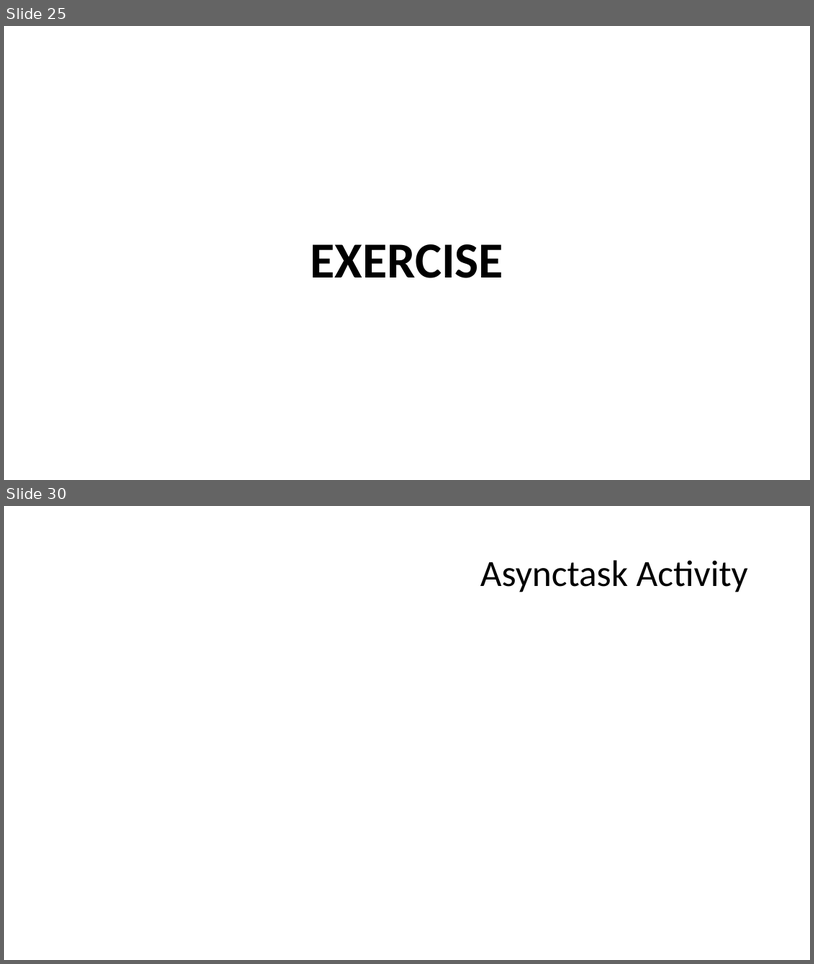
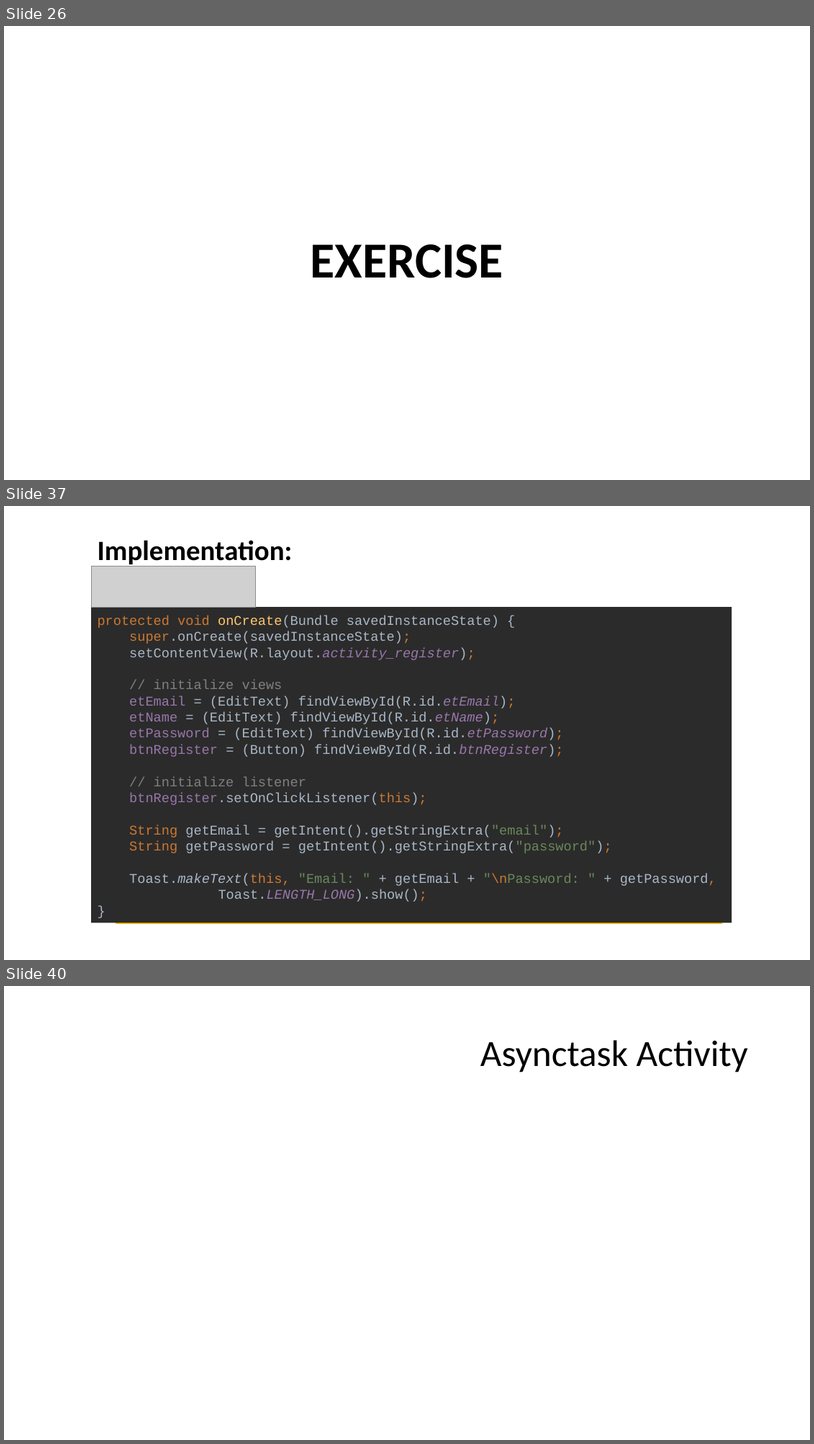
Before and after one commit to Nadzmi-Freelance/Android-Training, a slide deck: presentation/project.pptx. Shown one above the other, each under a label of ours: slides 25 and 30 before the commit, slides 26, 37 and 40 after it; the slides between them are not shown. The pictures are 814x964 and 814x1444 pixels, drawn with LibreOffice and Linux fonts; fonts in the diff are those of the drawing; grey boxes stand for pictures. Boxes give left, top, right and bottom in pixels: in the first picture for what was removed or moved away, otherwise in the second. Text is boxed around its words. In the diff, an @@ line names an element or a change of style, - is before the commit and + after.

```diff
--- a/presentation/project.pptx
+++ b/presentation/project.pptx
@@ slide 37 added at <box>4,506,810,960</box>, background #FFFFFF @@
@@ text added at <box>98,540,293,566</box>, 33.3 pt, text #000000, bold @@
+Implementation:
@@ picture added at <box>91,566,256,607</box> @@
@@ rectangle added at <box>91,607,733,923</box>, fill #2B2B2B, 16 pt, text #A9B7C6 @@
+protected void onCreate(Bundle savedInstanceState) {
+super.onCreate(savedInstanceState);
+setContentView(R.layout.activity_register);
+// initialize views
+etEmail = (EditText) findViewById(R.id.etEmail);
+etName = (EditText) findViewById(R.id.etName);
+etPassword = (EditText) findViewById(R.id.etPassword);
+btnRegister = (Button) findViewById(R.id.btnRegister);
+// initialize listener
+btnRegister.setOnClickListener(this);
+String getEmail = getIntent().getStringExtra("email");
+String getPassword = getIntent().getStringExtra("password");
+Toast.makeText(this, "Email: " + getEmail + "\nPassword: " + getPassword,
+Toast.LENGTH_LONG).show();
+}
@@ rectangle added at <box>117,821,721,923</box>, outline #FFC000 3 pt @@
@@ what was slide 25 is now slide 26 @@
@@ what was slide 30 is now slide 40 @@
```
Also in this commit, not shown: 6 slides changed, 12 other slides added, 3 slides removed, 8 other files.
